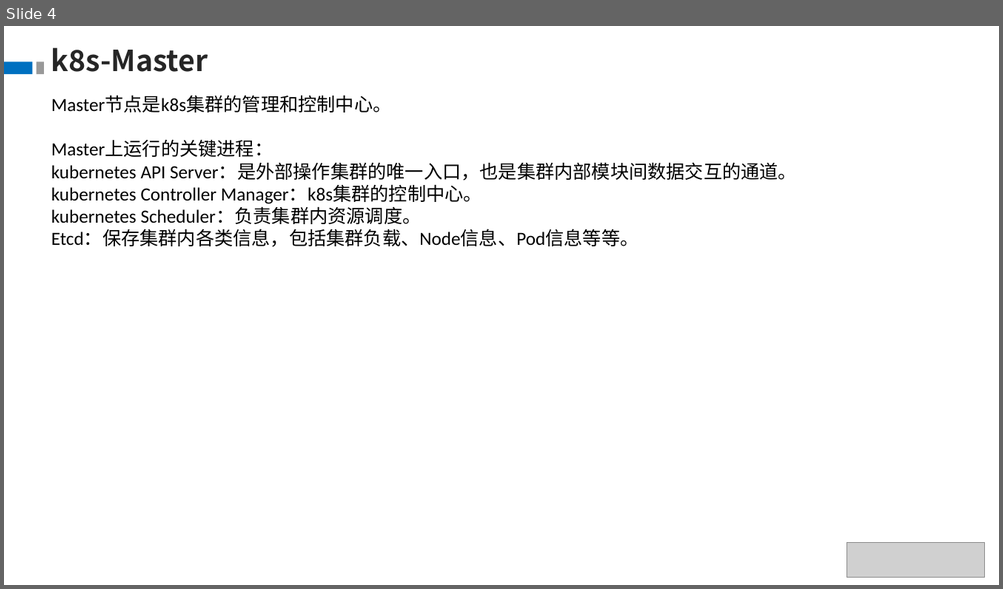
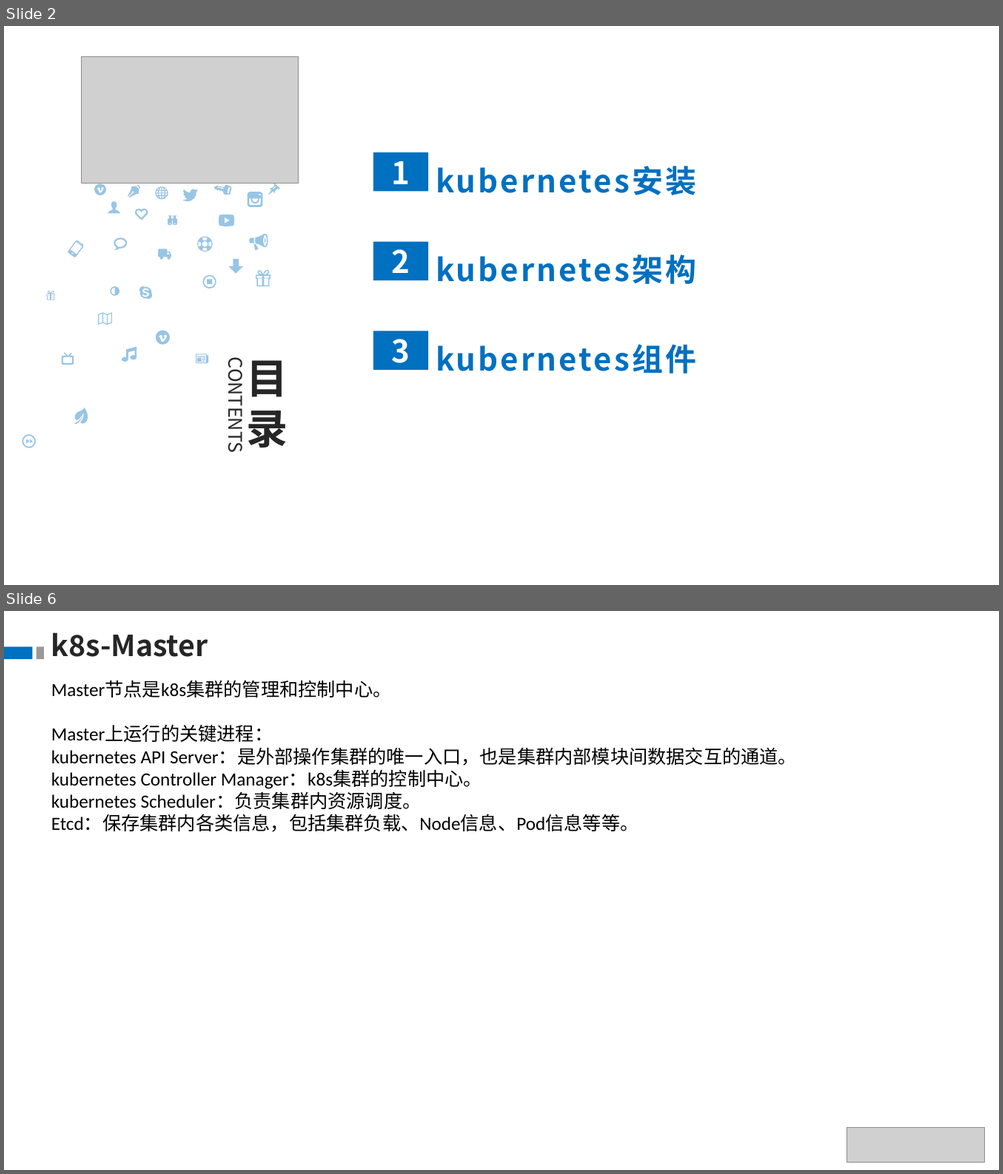
Before and after one commit to theDEADpool/data_structure, a slide deck: k8s.pptx. Shown one above the other, each under a label of ours: slide 4 before the commit, slides 2 and 6 after it; the slides between them are not shown. The pictures are 1003x589 and 1003x1174 pixels, drawn with LibreOffice and Linux fonts; fonts in the diff are those of the drawing; grey boxes stand for pictures. Boxes give left, top, right and bottom in pixels: in the first picture for what was removed or moved away, otherwise in the second. Text is boxed around its words. In the diff, an @@ line names an element or a change of style, - is before the commit and + after.

```diff
--- a/k8s.pptx
+++ b/k8s.pptx
@@ slide 2 added at <box>4,26,999,585</box>, background #FFFFFF @@
@@ group added at <box>22,57,299,449</box>: 30 freeform shapes, 1 picture @@
@@ rectangle added at <box>373,153,429,192</box>, fill #0070C0, 30 pt, text #FFFFFF, bold @@
+1
@@ text added at <box>435,166,696,195</box>, 30 pt, text #0070C0, bold @@
+kubernetes安装
@@ rectangle added at <box>373,241,429,281</box>, fill #0070C0, 30 pt, text #FFFFFF, bold @@
+2
@@ text added at <box>435,255,696,284</box>, 30 pt, text #0070C0, bold @@
+kubernetes架构
@@ rectangle added at <box>373,331,429,370</box>, fill #0070C0, 30 pt, text #FFFFFF, bold @@
+3
@@ text added at <box>435,344,696,374</box>, 30 pt, text #0070C0, bold @@
+kubernetes组件
@@ text added at <box>224,366,250,450</box>, 18 pt, text #262626 @@
+CONTENTS
@@ text added at <box>246,360,287,449</box>, 40 pt, text #262626, bold @@
+目
+录
@@ what was slide 4 is now slide 6 @@
```
Also in this commit, not shown: 3 slides changed, 3 other slides added, 2 slides removed.
